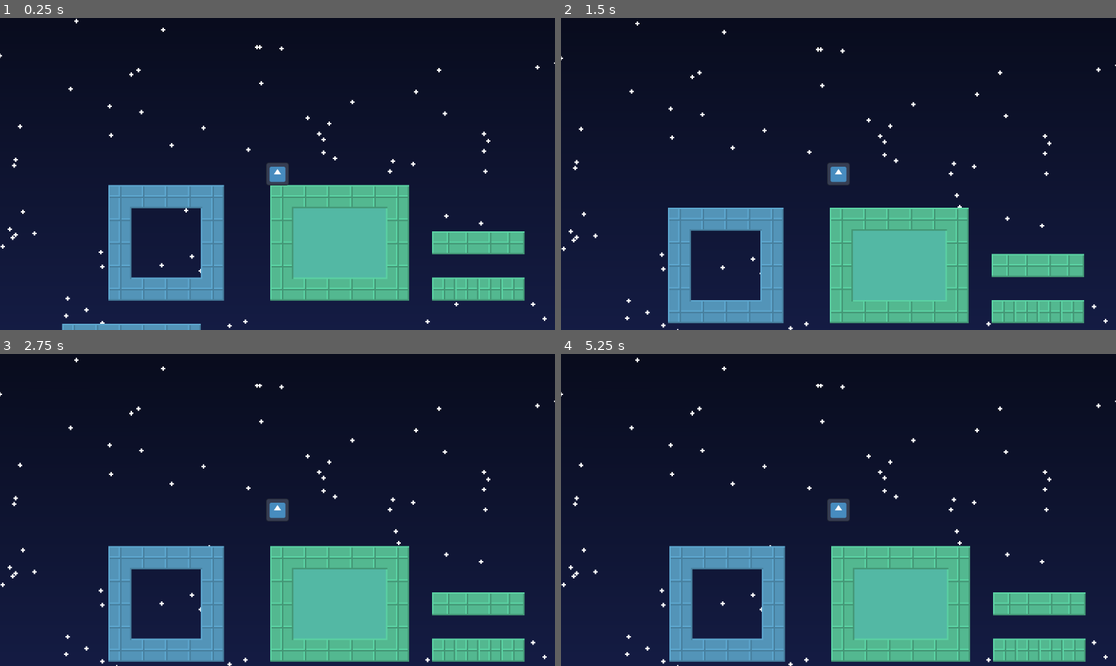
Above: before the commit, frames 1-4 (two rows, left to right).
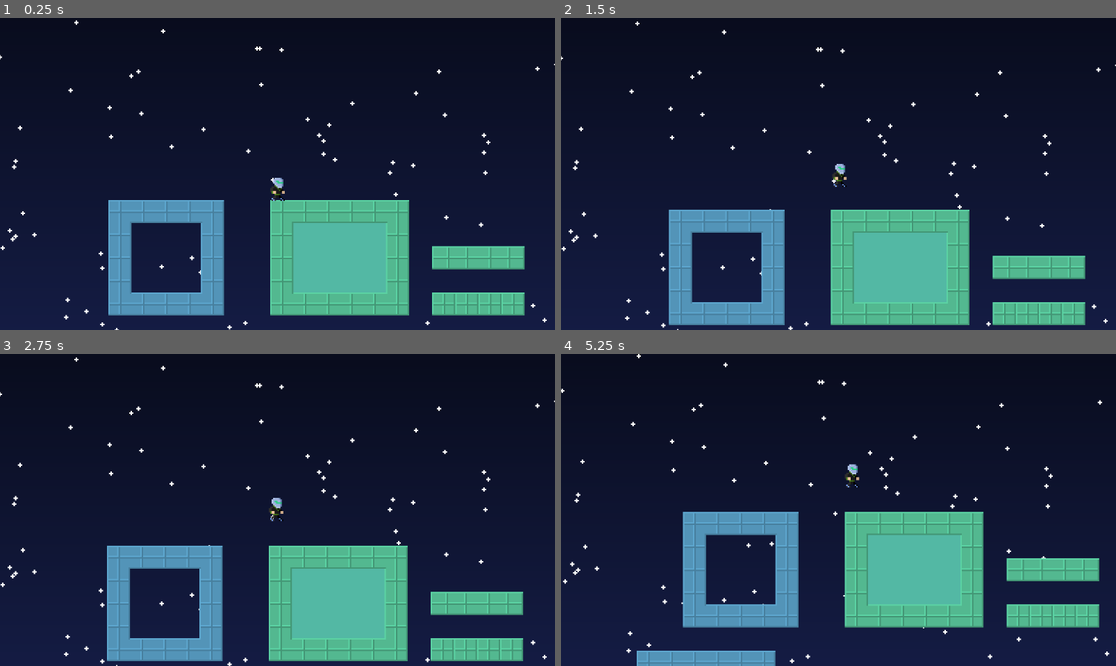
Above: after the commit, the same moments.

Repository: reneelias/Godot-2D-Platformer
Game: Godot game, scene res://Scenes/main.tscn
The game is run twice, just before and just after one commit, with the same random seed, the same clock (stepped at 60 frames per second) and the same inputs. The engine's default icon, where the game draws it, is replaced by a stand-in: a white triangle on a blue panel in a dark square.
Inputs:
- Up to frame 1 (0.25 s): no input
- Up to frame 2 (1.5 s): hold R 0.53-1.28 s; hold D from 0.53 s (still down); tap Space at 0.77 s; tap R at 1.35 s
- Up to frame 3 (2.75 s): tap Space at 1.52 s; release D at 2.03 s; hold A from 2.03 s (still down); hold R from 2.03 s (still down)
- Up to frame 4 (5.25 s): release A at 2.78 s; release R at 2.78 s; hold D 2.78-4.28 s; tap R at 2.85, 4.35 s; tap Space at 3.02, 3.77, 4.52 s; hold R 3.53-4.28 s; hold A 4.28-5.03 s; hold D from 5.03 s (still down); hold R from 5.03 s (still down)

The runs differ from the first frame. In frame 1, 12% of the frame differs, in the area x 0-100%, y 0-100%; in frame 2, 5.5%; in frame 3, 4.0%; in frame 4, 22%.

Commit message:
Import wip player sprite

Diff:
--- a/2d-platformer/ObjectScenes/Player.tscn
+++ b/2d-platformer/ObjectScenes/Player.tscn
@@ -1,11 +1,11 @@
 [gd_scene load_steps=5 format=3 uid="uid://ccwmsb5ujo4ku"]
 
 [ext_resource type="Script" uid="uid://c71maiyhaww64" path="res://Scripts/CharacterController.gd" id="1_tryvm"]
-[ext_resource type="Texture2D" uid="uid://bbxasgo6d7wqq" path="res://Sprites/icon.svg" id="2_5podq"]
+[ext_resource type="Texture2D" uid="uid://caqc7m1x1e1w2" path="res://Sprites/Character.png" id="2_5podq"]
 [ext_resource type="Script" uid="uid://c43q83dh0qpt7" path="res://ObjectScenes/CameraController.gd" id="3_5podq"]
 
 [sub_resource type="RectangleShape2D" id="RectangleShape2D_0xm2m"]
-size = Vector2(15, 15)
+size = Vector2(8, 15)
 
 [node name="Player" type="CharacterBody2D"]
 script = ExtResource("1_tryvm")
@@ -16,7 +16,7 @@
 shape = SubResource("RectangleShape2D_0xm2m")
 
 [node name="Sprite2D" type="Sprite2D" parent="."]
-scale = Vector2(0.125, 0.125)
+texture_filter = 1
 texture = ExtResource("2_5podq")
 
 [node name="Camera2D" type="Camera2D" parent="."]
--- a/2d-platformer/Scenes/main.tscn
+++ b/2d-platformer/Scenes/main.tscn
@@ -219,8 +219,3 @@
 jumpSpeedFrames = 15
 maxVelX = 150
 jumpSpeedScaler = 0.375
-
-[node name="Camera2D" parent="Player" index="2"]
-position_smoothing_enabled = false
-
-[editable path="Player"]
Binary file added: 2d-platformer/Sprites/Character.png
Not shown, added: 2d-platformer/Sprites/Character.png.import
